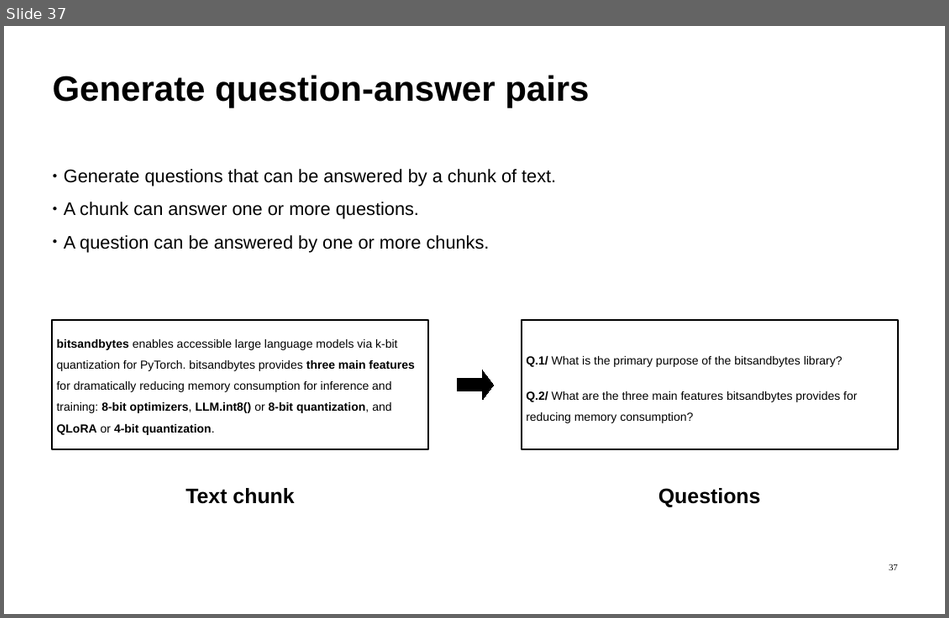
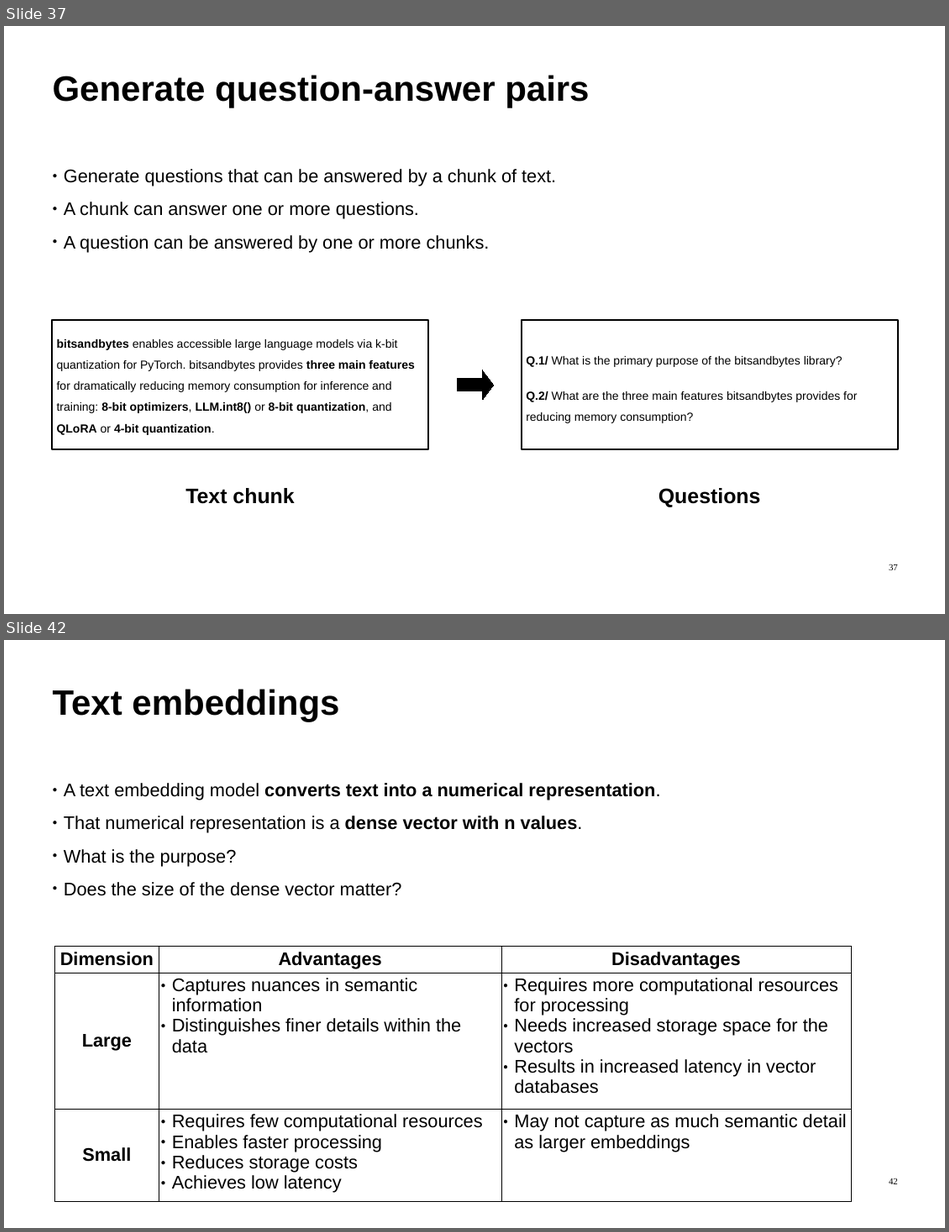
Before and after one commit to ImadSaddik/Benchmark_Embedding_Models, a slide deck: slides/benchmark_embedding_models.odp. Shown one above the other, each under a label of ours: slide 37 before the commit, slides 37 and 42 after it; the slides between them are not shown. The pictures are 949x618 and 949x1232 pixels, drawn with LibreOffice and Linux fonts; fonts in the diff are those of the drawing. Boxes give left, top, right and bottom in pixels: in the first picture for what was removed or moved away, otherwise in the second. Text is boxed around its words. In the diff, an @@ line names an element or a change of style, - is before the commit and + after.

Commit message:
Added the slides for the embedding section

```diff
--- a/slides/benchmark_embedding_models.odp
+++ b/slides/benchmark_embedding_models.odp
@@ slide 42 added at (x1=4, y1=640, x2=945, y2=1228), background #FFFFFF @@
@@ text added at (x1=53, y1=689, x2=339, y2=721), 54 pt, text #000000, bold @@
+Text embeddings
@@ text added at (x1=64, y1=783, x2=660, y2=896), 28 pt, text #000000 @@
+● A text embedding model converts text into a numerical representation.
+● That numerical representation is a dense vector with n values.
+● What is the purpose?
+● Does the size of the dense vector matter?
@@ table added at (x1=54, y1=946, x2=851, y2=1196), 3 rows, 3 columns @@
+Dimension | Advantages | Disadvantages
+Large | Captures nuances in semantic information / Distinguishes finer details within the data | Requires more computational resources for processing / Needs increased storage space for the vectors / Results in increased latency in vector databases
+Small | Requires few computational resources / Enables faster processing / Reduces storage costs / Achieves low latency | May not capture as much semantic detail as larger embeddings
@@ page number added at (x1=889, y1=1178, x2=898, y2=1184), 14 pt, text #000000 @@
+42
```
Also in this commit, not shown: 11 other slides added, 6 other files.
